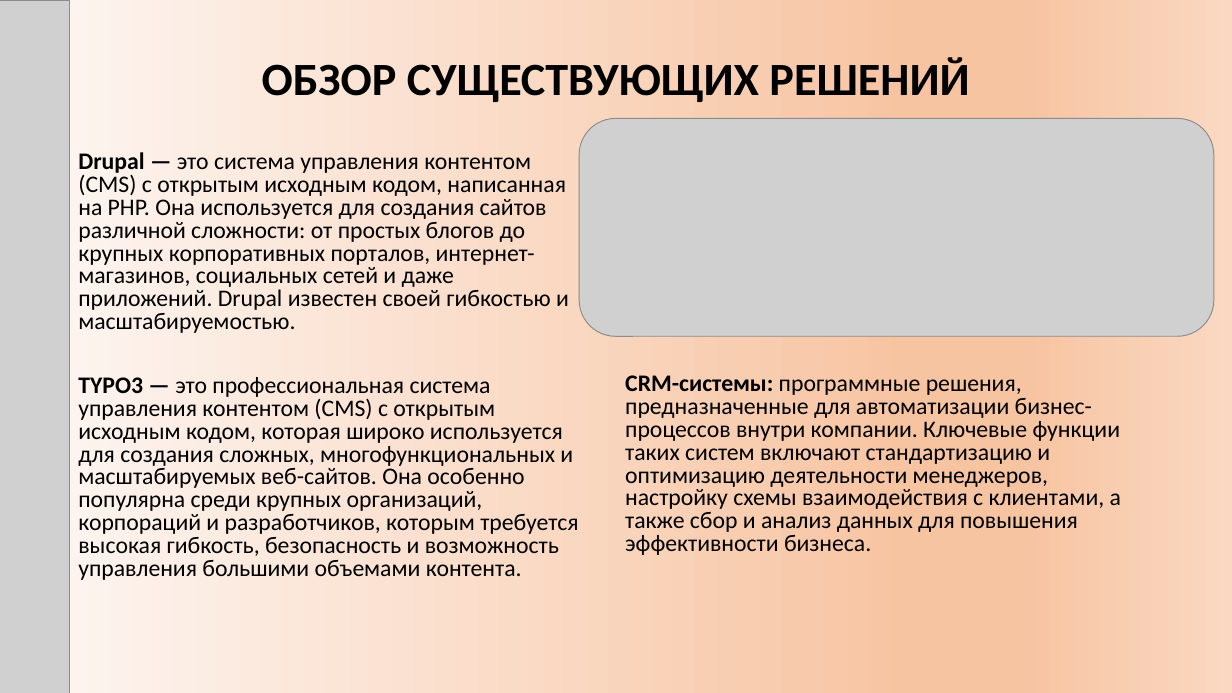
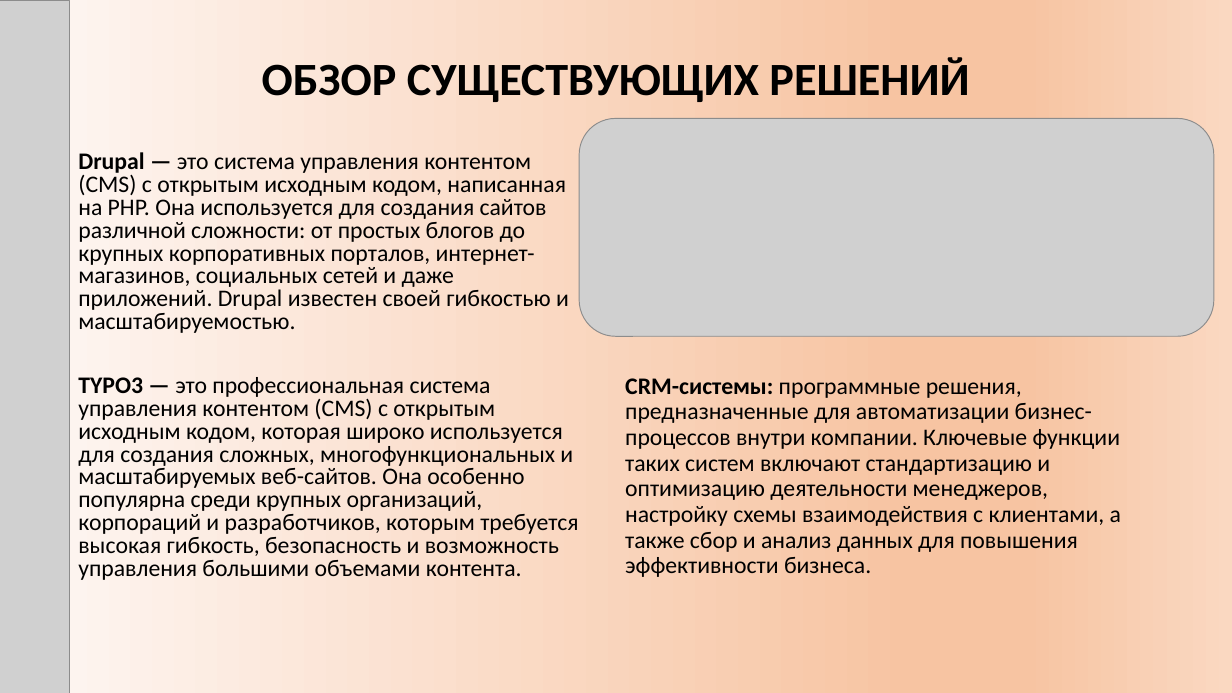
Before and after one commit to DaniilTropin11/IB-Company, a slide deck: slide 5 of Презентация ВКР ВО.pptx. Drawn at 1232x693 pixels with LibreOffice and Linux fonts; fonts in the diff are those of the drawing; grey boxes stand for pictures. Boxes give left, top, right and bottom in pixels: in the first picture for what was removed or moved away, otherwise in the second. Text is boxed around its words. In the diff, an @@ line names an element or a change of style, - is before the commit and + after.

```diff
--- a/Презентация ВКР ВО.pptx
+++ b/Презентация ВКР ВО.pptx
@@ text "CRM-системы: программные решения, предназначенные для ..." at (625,378,1121,577): line spacing 0.8 to 0.9 @@
```
Also in this commit, not shown: 7 slides added.
